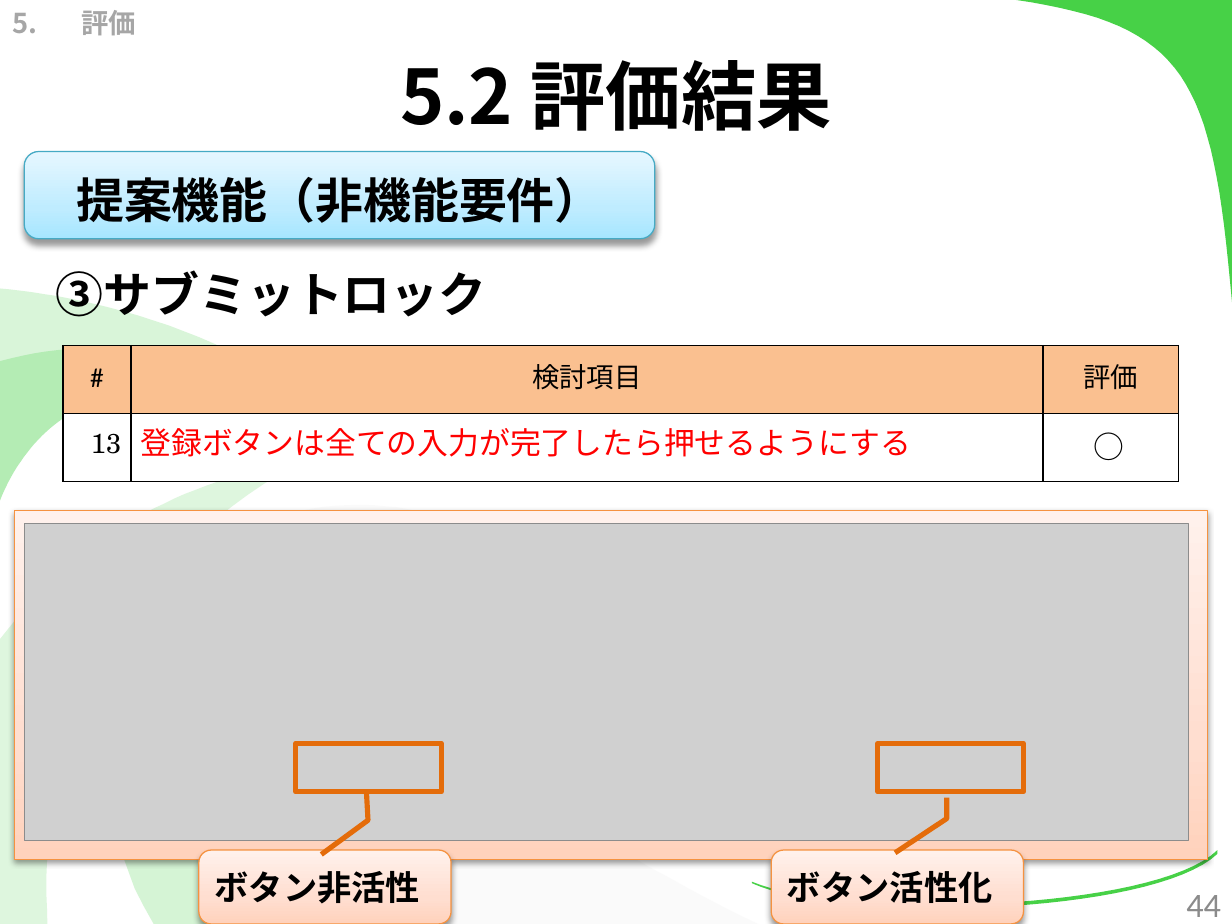
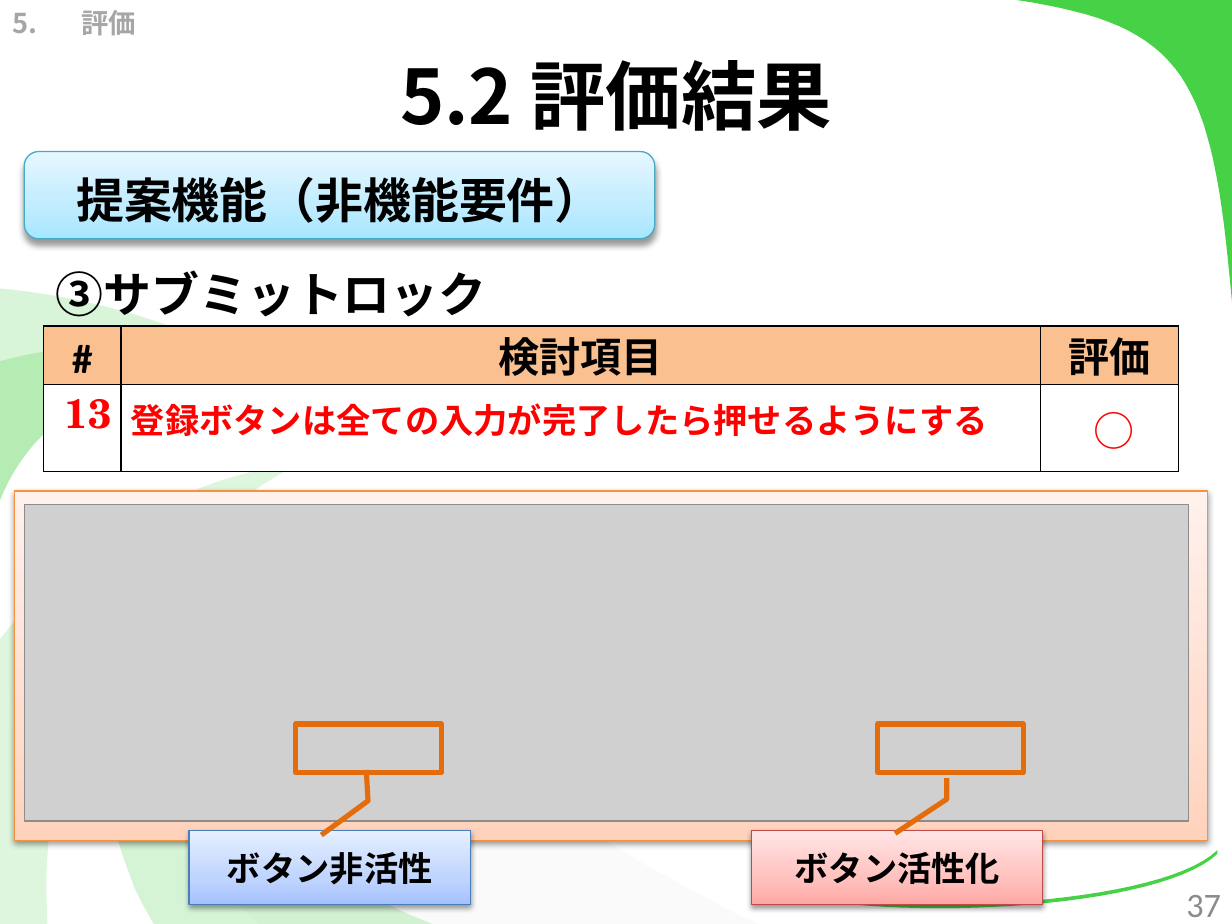
Before and after one commit to kotaro0717/Report-Management, a slide deck: slide 37 of PowerPoint/report_hokada.pptx (slide 44 before the commit). Drawn at 1232x924 pixels with LibreOffice and Linux fonts; fonts in the diff are those of the drawing; grey boxes stand for pictures. Boxes give left, top, right and bottom in pixels: in the first picture for what was removed or moved away, otherwise in the second. Text is boxed around its words. In the diff, an @@ line names an element or a change of style, - is before the commit and + after.

Commit message:
一通り完成したぞ。

```diff
--- a/PowerPoint/report_hokada.pptx
+++ b/PowerPoint/report_hokada.pptx
@@ table at <box>43,326,1178,472</box> @@
@@ size 16 to 24 pt in "#", "検討項目", "評価", "13" @@
@@ bold on @@
@@ text colour #000000 to #FF0000 in "13" @@
@@ size 18 to 20 pt in "登録ボタンは全ての入力が完了したら押せるようにする" @@
@@ table: place and size @@
-table at <box>63,346,1178,482</box>
+table at <box>43,326,1178,472</box>
@@ text "○": place and size @@
-text "○" at <box>1082,421,1149,471</box>
+text "○" at <box>1082,400,1149,462</box>
@@ text "○" at <box>1082,400,1149,462</box>: size 18 to 24 pt, text colour #000000 to #FF0000 @@
@@ 2 border callouts, 1 picture, 1 rectangle: place and size @@
-2 border callouts, 1 picture, 1 rectangle at <box>15,510,1209,859</box>
+2 border callouts, 1 picture, 1 rectangle at <box>15,492,1209,840</box>
@@ rectangle "ボタン非活性": place and size @@
-rectangle "ボタン非活性" at <box>198,850,451,924</box>
+rectangle "ボタン非活性" at <box>190,830,471,904</box>
@@ rectangle "ボタン非活性" at <box>190,830,471,904</box>: alignment left to centre; rounded rectangle to rectangle; fill gradient #FFD2BD to #FFDED0 to #FFF2ED to gradient #A4C4FF to #BFD4FF to #E6EEFF; outline #F69240 0.75 pt to #4B7EBC 0.75 pt; shadow changed @@
@@ rectangle "ボタン活性化": place and size @@
-rectangle "ボタン活性化" at <box>771,850,1024,924</box>
+rectangle "ボタン活性化" at <box>752,830,1042,904</box>
@@ rectangle "ボタン活性化" at <box>752,830,1042,904</box>: alignment left to centre; rounded rectangle to rectangle; fill gradient #FFD2BD to #FFDED0 to #FFF2ED to gradient #FFA6A5 to #FFC0BF to #FFE7E7; outline #F69240 0.75 pt to #BF4C48 0.75 pt; shadow changed @@
@@ page number at <box>1186,895,1221,917</box>: text changed @@
-44
+37
```
Also in this commit, not shown: 41 other slides changed, 1 slide added, 3 slides removed, 2 other files.
